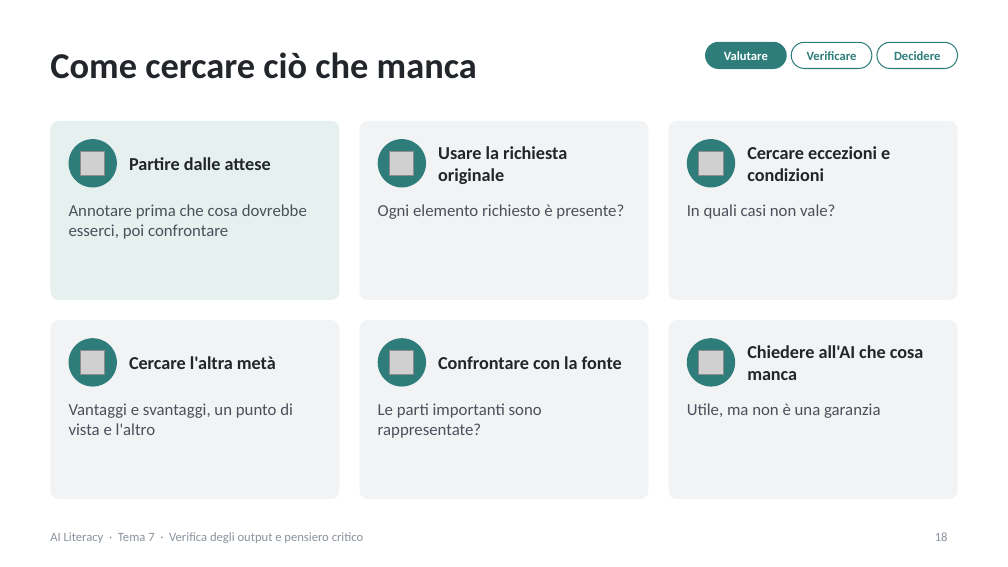
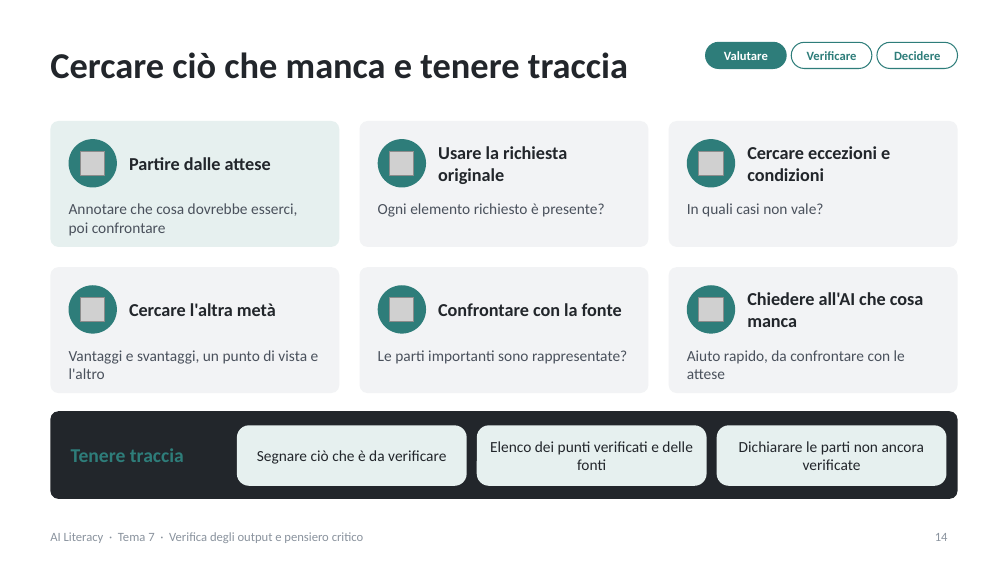
Before and after one commit to NetAi-IT/Formazione-AI-Literacy-Official, a slide deck: slide 14 of Base/Tema7_Verifica_output_pensiero_critico.pptx (slide 18 before the commit). Drawn at 1008x567 pixels with LibreOffice and Linux fonts; fonts in the diff are those of the drawing; grey boxes stand for pictures. Boxes give left, top, right and bottom in pixels: in the first picture for what was removed or moved away, otherwise in the second. Text is boxed around its words. In the diff, an @@ line names an element or a change of style, - is before the commit and + after.

```diff
--- a/Base/Tema7_Verifica_output_pensiero_critico.pptx
+++ b/Base/Tema7_Verifica_output_pensiero_critico.pptx
@@ title at [50, 52, 628, 79]: text changed @@
-Come cercare ciò che manca
+Cercare ciò che manca e tenere traccia
@@ rounded rectangle: place and size @@
-rounded rectangle at [50, 121, 340, 299]
+rounded rectangle at [50, 121, 340, 247]
@@ rounded rectangle: place and size @@
-rounded rectangle at [360, 121, 649, 299]
+rounded rectangle at [360, 121, 649, 247]
@@ rounded rectangle: place and size @@
-rounded rectangle at [668, 121, 958, 299]
+rounded rectangle at [668, 121, 958, 247]
@@ text at [69, 203, 297, 236]: text changed; size 12 to 11 pt @@
-Annotare prima che cosa dovrebbe esserci, poi confrontare
+Annotare che cosa dovrebbe esserci, poi confrontare
@@ rounded rectangle: place and size @@
-rounded rectangle at [50, 320, 340, 498]
+rounded rectangle at [50, 267, 340, 393]
@@ rounded rectangle: place and size @@
-rounded rectangle at [360, 320, 649, 498]
+rounded rectangle at [360, 267, 649, 393]
@@ proportions changed in 6 elements at [50, 121, 340, 247], [360, 121, 649, 247], [668, 121, 958, 247], [50, 267, 340, 393], [360, 267, 649, 393], [668, 267, 958, 393] @@
@@ rounded rectangle: place and size @@
-rounded rectangle at [668, 320, 958, 498]
+rounded rectangle at [668, 267, 958, 393]
@@ 3 pictures, 3 texts, 3 ellipses: place and size @@
-3 pictures, 3 texts, 3 ellipses at [69, 338, 923, 386]
+3 pictures, 3 texts, 3 ellipses at [69, 285, 923, 334]
@@ text "Vantaggi e svantaggi, un punto ...": place and size @@
-text "Vantaggi e svantaggi, un punto ..." at [69, 403, 293, 435]
+text "Vantaggi e svantaggi, un punto ..." at [69, 350, 319, 379]
@@ size 12 to 11 pt in 4 elements at [378, 203, 604, 217], [687, 203, 824, 217], [69, 350, 319, 379], [378, 350, 627, 364] @@
@@ text "Le parti importanti sono rappresentate?": place and size @@
-text "Le parti importanti sono rappresentate?" at [378, 403, 542, 438]
+text "Le parti importanti sono rappresentate?" at [378, 350, 627, 364]
@@ text at [687, 350, 905, 379]: text changed; size 12 to 11 pt @@
-Utile, ma non è una garanzia
+Aiuto rapido, da confrontare con le attese
@@ rounded rectangle added at [50, 411, 958, 499], fill #22262B @@
@@ text added at [71, 448, 184, 462], 14 pt, text #2E7D7A, bold @@
+Tenere traccia
@@ rounded rectangle added at [237, 425, 467, 486], fill #E6F0EF @@
@@ rounded rectangle added at [477, 425, 707, 486], fill #E6F0EF @@
@@ text added at [490, 441, 693, 470], 11 pt, text #22262B @@
+Elenco dei punti verificati e delle fonti
@@ rounded rectangle added at [717, 425, 947, 486], fill #E6F0EF @@
@@ text added at [739, 441, 924, 470], 11 pt, text #22262B @@
+Dichiarare le parti non ancora verificate
@@ text added at [257, 450, 446, 464], 11 pt, text #22262B @@
+Segnare ciò che è da verificare
@@ page number at [935, 533, 948, 541]: text changed @@
-18
+14
```
Also in this commit, not shown: 37 other slides changed, 10 slides added, 26 slides removed, 7 other files.
